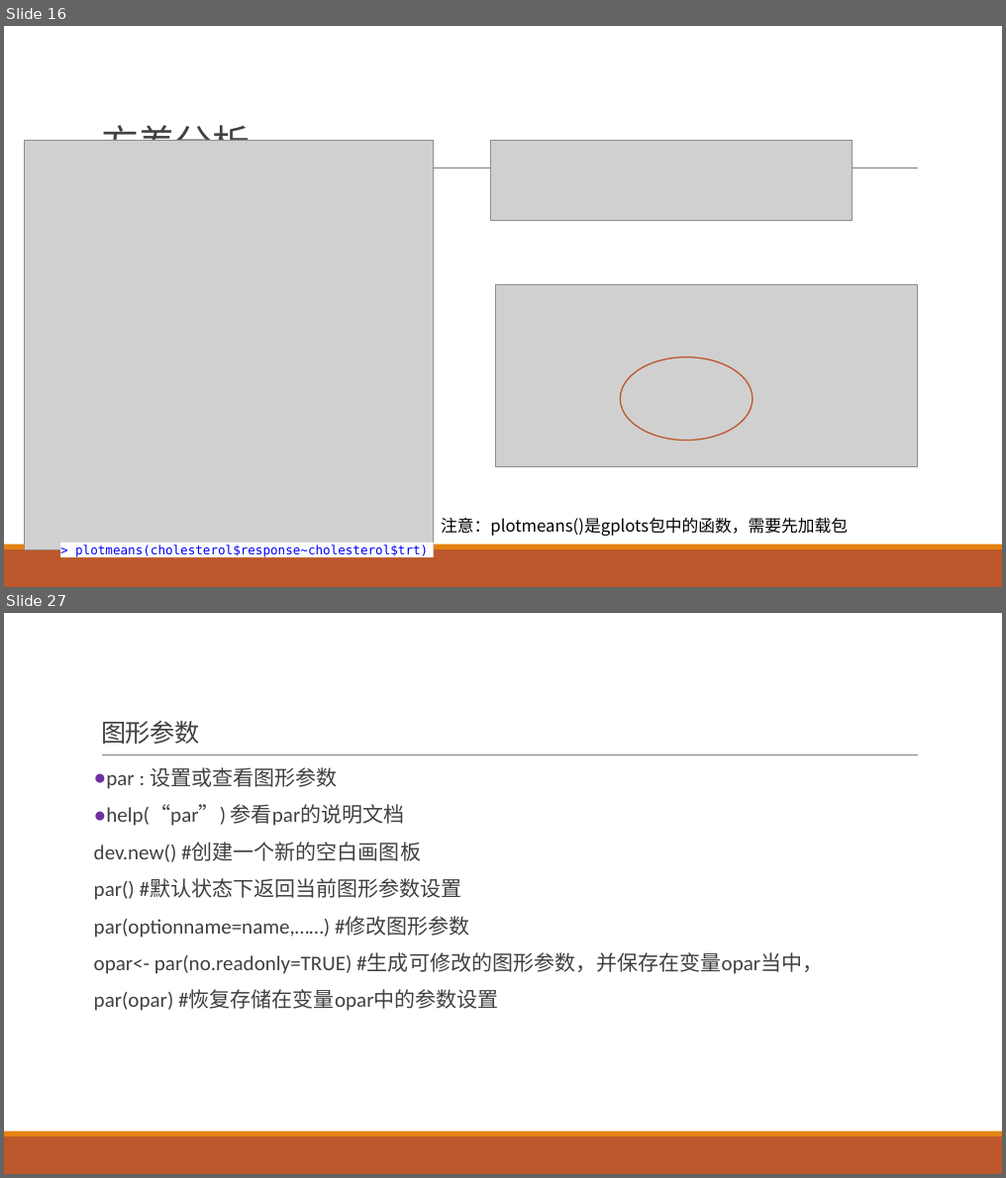
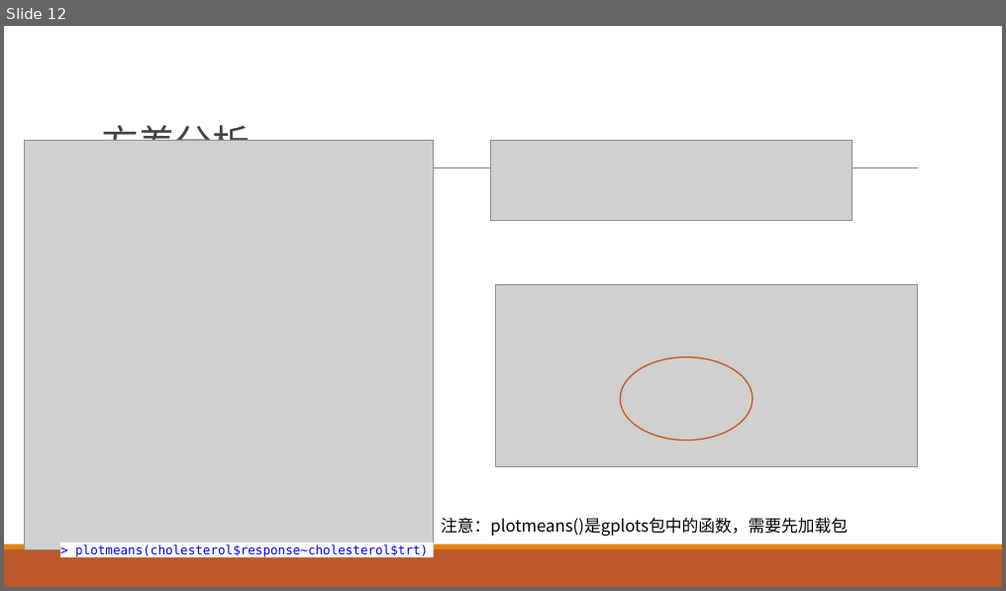
Before and after one commit to exoplanetX/DataAnalytics, a slide deck: 实验-4-非参数分析.pptx. Shown one above the other, each under a label of ours: slides 16 and 27 before the commit, slide 12 after it; the slides between them are not shown. The pictures are 1006x1178 and 1006x591 pixels, drawn with LibreOffice and Linux fonts; fonts in the diff are those of the drawing; grey boxes stand for pictures. Boxes give left, top, right and bottom in pixels: in the first picture for what was removed or moved away, otherwise in the second. Text is boxed around its words. In the diff, an @@ line names an element or a change of style, - is before the commit and + after.

```diff
--- a/实验-4-非参数分析.pptx
+++ b/实验-4-非参数分析.pptx
@@ slide 27 removed at (4, 613, 1002, 1174), background #FFFFFF; not listed: 3 template elements that a slide beside it also shows @@
@@ title removed at (101, 721, 199, 744) @@
-图形参数
@@ text removed at (94, 767, 823, 1011) @@
-● par : 设置或查看图形参数
-● help(“par”) 参看par的说明文档
-dev.new() #创建一个新的空白画图板
-par() #默认状态下返回当前图形参数设置
-par(optionname=name,……) #修改图形参数
-opar<- par(no.readonly=TRUE) #生成可修改的图形参数，并保存在变量opar当中，
-par(opar) #恢复存储在变量opar中的参数设置
@@ what was slide 16 is now slide 12 @@
```
Also in this commit, not shown: 8 slides changed, 22 other slides removed.
